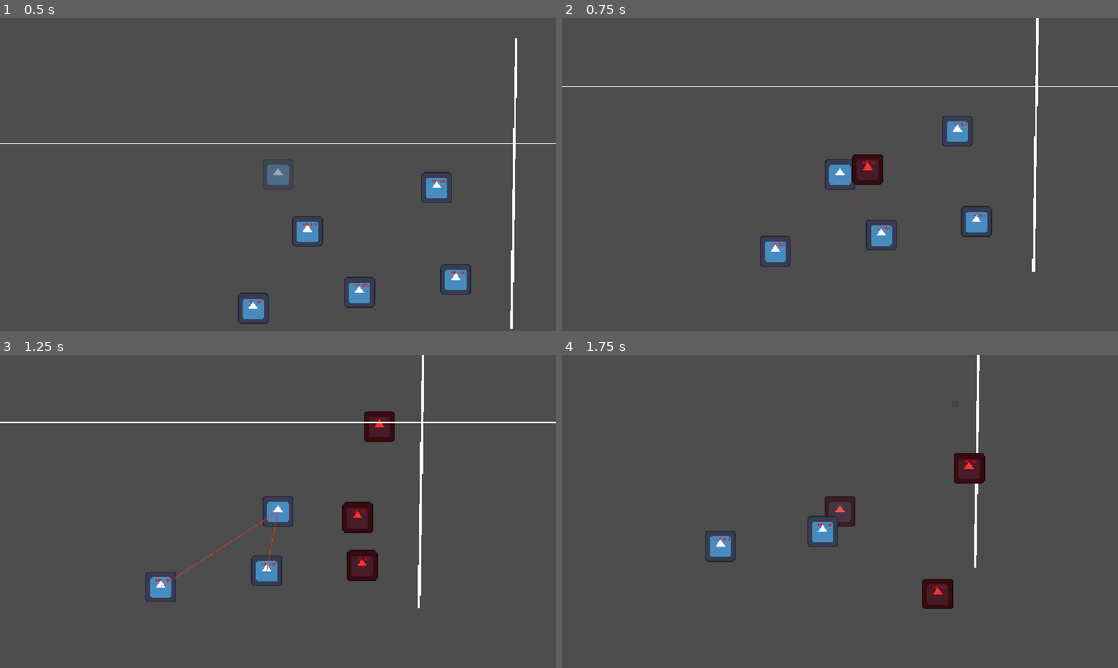
Above: before the commit, frames 1-4 (two rows, left to right).
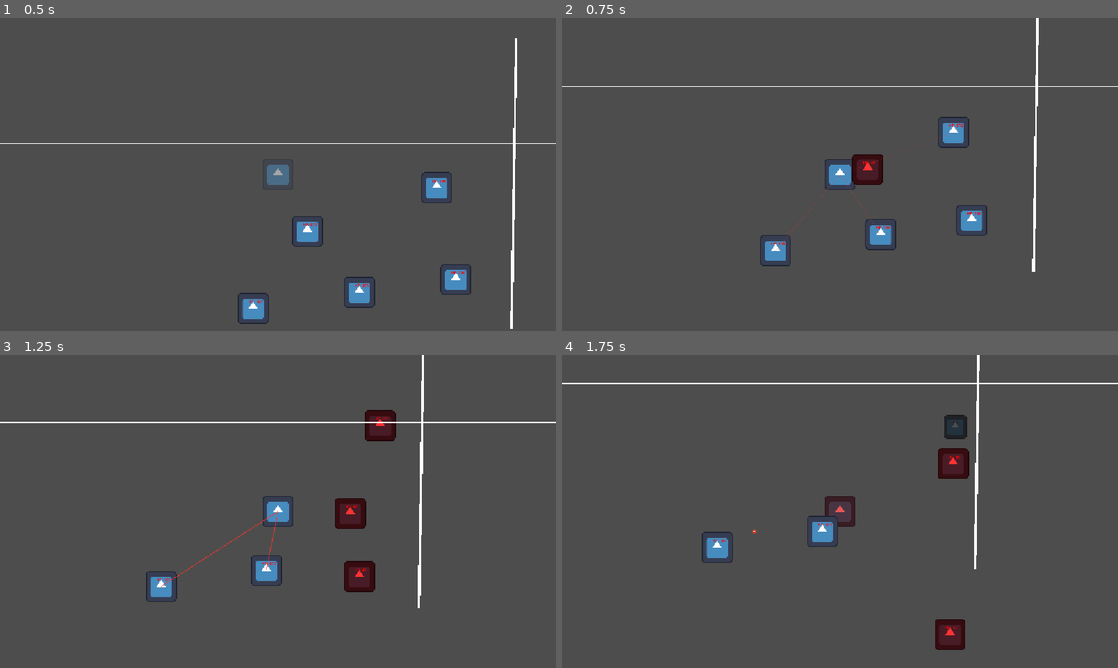
Above: after the commit, the same moments.

Repository: huajianwanzhao/xueyuanlu_gamejam
Game: Godot game, scene res://scenes/levels/level_01.tscn
Two runs of this game, one before a commit and one after it. Both use one fixed random seed, a clock stepped at 60 frames per second and the inputs below. Before the commit the project starts from res://scenes/world.tscn. The engine's default icon, where the game draws it, is replaced by a stand-in: a white triangle on a blue panel in a dark square.
Inputs (mouse positions are in pixels of both pictures, inside the frame that each line leads up to):
- Up to frame 1 (0.5 s): no input
- Up to frame 2 (0.75 s): tap Enter at 0.5 s; move the mouse to (962, 158) at 0.52 s; hold Right (ui_right) from 0.53 s (still down); click (962, 158) at 0.6 s
- Up to frame 3 (1.25 s): keep holding Right (ui_right)
- Up to frame 4 (1.75 s): move the mouse to (728, 527) at 1.27 s; release Right (ui_right) at 1.28 s; hold Down (ui_down) from 1.28 s (still down); click (728, 527) at 1.35 s

Frame 1 is identical in both runs. In frame 2, 0.9% of the frame differs, in the area x 35-78%, y 31-80%; in frame 3, 1.3%; in frame 4, 2.8%, in the area x 0-100%, y 8-95%.

Commit message:
feat(level): 关卡独立到 scenes/levels，新增 GameManager 状态机
- 主场景改为 res://scenes/levels/level_01.tscn，world.tscn 平移为该关卡

- 新增 autoload GameManager（状态机/计分/顿帧慢动作/场景切换）

- 统一全小写路径：Linux 导出区分大小写，原来的 res://Scenes/... 会让 CI 找不到文件

- enemy.tscn 调整 speed=200、min_chain_speed=1000

- 删掉探针遗留的 _probe.gd.uid

Diff:
--- a/project.godot
+++ b/project.godot
@@ -11,9 +11,13 @@
 [application]
 
 config/name="学院路 GameJam"
-run/main_scene="res://scenes/world.tscn"
+run/main_scene="res://scenes/levels/level_01.tscn"
 config/features=PackedStringArray("4.7", "GL Compatibility")
 config/icon="res://icon.svg"
+
+[autoload]
+
+GameManager="*uid://l818uf0souqj"
 
 [display]
 
--- a/scenes/enemy.tscn
+++ b/scenes/enemy.tscn
@@ -1,16 +1,18 @@
 [gd_scene format=3 uid="uid://cs8ernr6qvfbe"]
 
-[ext_resource type="Script" uid="uid://f2dgqlxigggm" path="res://script/enemy.gd" id="1_4gyqm"]
-[ext_resource type="Texture2D" uid="uid://oya8wpn6jmc8" path="res://icon.svg" id="2_qi2p4"]
+[ext_resource type="Script" uid="uid://f2dgqlxigggm" path="res://script/enemy.gd" id="1_1f0kj"]
+[ext_resource type="Texture2D" uid="uid://oya8wpn6jmc8" path="res://icon.svg" id="2_afpow"]
 
 [sub_resource type="CircleShape2D" id="CircleShape2D_e5qy5"]
 radius = 84.095184
 
 [node name="enemy" type="CharacterBody2D" unique_id=883022662]
-script = ExtResource("1_4gyqm")
+script = ExtResource("1_1f0kj")
+speed = 200.0
+min_chain_speed = 1000.0
 
 [node name="CollisionShape2D" type="CollisionShape2D" parent="." unique_id=1506269258]
 shape = SubResource("CircleShape2D_e5qy5")
 
 [node name="Sprite2D" type="Sprite2D" parent="." unique_id=1529758313]
-texture = ExtResource("2_qi2p4")
+texture = ExtResource("2_afpow")
--- /dev/null
+++ b/scenes/levels/level_01.tscn
@@ -0,0 +1,34 @@
+[gd_scene format=3 uid="uid://daw61onyah6o1"]
+
+[ext_resource type="PackedScene" uid="uid://l223k0nuf2s5" path="res://scenes/player.tscn" id="1_ks7j5"]
+[ext_resource type="PackedScene" uid="uid://rsqu2k7yybp5" path="res://scenes/wall.tscn" id="2_6u54x"]
+[ext_resource type="PackedScene" uid="uid://cs8ernr6qvfbe" path="res://scenes/enemy.tscn" id="3_phvc5"]
+
+[node name="world" type="Node2D" unique_id=925776849]
+
+[node name="player" parent="." unique_id=350405252 instance=ExtResource("1_ks7j5")]
+position = Vector2(279, 120)
+
+[node name="StaticBody2D" parent="." unique_id=1224677045 instance=ExtResource("2_6u54x")]
+position = Vector2(1254, 163)
+rotation = 1.5871437
+scale = Vector2(5.9656715, -1.4849094)
+
+[node name="enemy" parent="." unique_id=883022662 instance=ExtResource("3_phvc5")]
+position = Vector2(937, 175)
+
+[node name="enemy3" parent="." unique_id=93605528 instance=ExtResource("3_phvc5")]
+position = Vector2(1016, 555)
+
+[node name="enemy4" parent="." unique_id=908831382 instance=ExtResource("3_phvc5")]
+position = Vector2(616, 608)
+
+[node name="enemy5" parent="." unique_id=686187504 instance=ExtResource("3_phvc5")]
+position = Vector2(176, 675)
+
+[node name="enemy2" parent="." unique_id=795705983 instance=ExtResource("3_phvc5")]
+position = Vector2(401, 355)
+
+[node name="wall" parent="." unique_id=139897504 instance=ExtResource("2_6u54x")]
+position = Vector2(649, -7)
+scale = Vector2(-23.125505, -0.48361847)
--- a/scenes/world.tscn
+++ /dev/null
@@ -1,34 +0,0 @@
-[gd_scene format=3 uid="uid://daw61onyah6o1"]
-
-[ext_resource type="PackedScene" uid="uid://l223k0nuf2s5" path="res://scenes/player.tscn" id="1_4wyf3"]
-[ext_resource type="PackedScene" uid="uid://rsqu2k7yybp5" path="res://scenes/wall.tscn" id="2_k0juu"]
-[ext_resource type="PackedScene" uid="uid://cs8ernr6qvfbe" path="res://scenes/enemy.tscn" id="3_71j4m"]
-
-[node name="world" type="Node2D" unique_id=925776849]
-
-[node name="player" parent="." unique_id=350405252 instance=ExtResource("1_4wyf3")]
-position = Vector2(279, 120)
-
-[node name="StaticBody2D" parent="." unique_id=1224677045 instance=ExtResource("2_k0juu")]
-position = Vector2(1254, 163)
-rotation = 1.5871437
-scale = Vector2(5.9656715, -1.4849094)
-
-[node name="enemy" parent="." unique_id=883022662 instance=ExtResource("3_71j4m")]
-position = Vector2(937, 175)
-
-[node name="enemy3" parent="." unique_id=93605528 instance=ExtResource("3_71j4m")]
-position = Vector2(1016, 555)
-
-[node name="enemy4" parent="." unique_id=908831382 instance=ExtResource("3_71j4m")]
-position = Vector2(616, 608)
-
-[node name="enemy5" parent="." unique_id=686187504 instance=ExtResource("3_71j4m")]
-position = Vector2(176, 675)
-
-[node name="enemy2" parent="." unique_id=795705983 instance=ExtResource("3_71j4m")]
-position = Vector2(401, 355)
-
-[node name="wall" parent="." unique_id=139897504 instance=ExtResource("2_k0juu")]
-position = Vector2(649, -7)
-scale = Vector2(-23.125505, -0.48361847)
--- /dev/null
+++ b/script/GameManager.gd
@@ -0,0 +1,75 @@
+extends Node
+
+
+#1  信号
+signal game_state_changed(new_state: GameState)
+signal score_changed(new_score: int)
+signal request_screen_shake(intensity : float, duration : float)
+
+#2. 游戏状态机
+enum GameState {
+	MENU,
+	PLAYING,
+	PAUSED,
+	GAME_OVER
+}
+
+var current_state : GameState = GameState.MENU
+var current_score : int = 0
+
+
+#    3.场景切换
+var current_level_index : int = 1
+var level_screens: Array[String] = [
+	"res://scenes/levels/level_01.tscn"
+]
+
+
+
+func _ready() -> void:
+	process_mode = Node.PROCESS_MODE_ALWAYS
+
+func change_state(new_state : GameState)-> void:
+	current_state = new_state
+	game_state_changed.emit(current_state)
+
+	match current_state:
+		GameState.PLAYING:
+			get_tree().paused = false
+			Engine.time_scale = 1.0
+		GameState.PAUSED:
+			get_tree().paused = true
+			Engine.time_scale = 1.0
+		GameState.GAME_OVER:
+			get_tree().paused = true
+
+func add_score(amount : int )->void:
+	current_score+=amount
+	score_changed.emit(current_score)
+
+func _load_scene(scene_path : String) -> void:
+	change_state(GameState.PLAYING)
+	get_tree().change_scene_to_file(scene_path)
+
+func load_next_level() ->void:
+	if current_level_index < level_screens.size() - 1:
+		current_level_index += 1
+		_load_scene(level_screens[current_level_index])
+
+func restart_current_level() -> void:
+	_load_scene(level_screens[current_level_index])
+
+
+
+#  4.顿帧和慢动作
+func hit_stop(duration : float, time_scale: float = 0.05)->void:
+	if Engine.time_scale<1.0:
+		return
+	Engine.time_scale = time_scale
+	await get_tree().create_timer(duration,true,false,true).timeout
+	Engine.time_scale = 1.0
+
+func slow_motion(duration : float,time_scale: float = 0.3)->void:
+	Engine.time_scale = time_scale
+	await get_tree().create_timer(duration,true,false,true).timeout
+	Engine.time_scale = 1.0
--- a/script/enemy.gd
+++ b/script/enemy.gd
@@ -20,6 +20,7 @@
 @export var launch_damage: float = 20.0 # 被弹飞时立刻扣的血
 @export var corpse_damage_factor: float = 0.12 # 尸体砸人的伤害系数（也按法向相对速度算）
 @export var stop_speed: float = 150.0 # 速度低于这个就当球停住了，结束飞行状态（真实台球也会被滚动摩擦停下）
+@export var e:float = 0.7
 
 @export_group("射击")
 @export var can_shoot: bool = true # 这个敌人会不会开枪
@@ -42,7 +43,10 @@
 var aim_target: Node2D = null
 var aim_line: Line2D = null
 
+var player:Node
+
 func _ready() -> void:
+	player = get_tree().get_first_node_in_group("Player")
 	current_health = max_health
 	original_color = modulate
 
@@ -79,7 +83,6 @@
 
 
 func _process_normal(delta: float) -> void:
-	var player = get_tree().get_first_node_in_group("Player")
 	if player and player.current_state == player.State.REAL:
 		var dir = (player.global_position - global_position).normalized()
 		velocity = dir * speed
@@ -166,9 +169,8 @@
 	var space_state = get_world_2d().direct_space_state
 	var exclude_rids: Array[RID] = [get_rid()]
 	# 玩家不挡飞行中的敌人：出杆瞬间子弹就贴着玩家，不排除会卡在玩家身体里原地不动
-	var player_node = get_tree().get_first_node_in_group("Player")
-	if player_node is CollisionObject2D:
-		exclude_rids.append(player_node.get_rid())
+	if player is CollisionObject2D:
+		exclude_rids.append(player.get_rid())
 
 	#【核心修复】不再用射线找敌人，改用和自身等大的圆做重叠查询：
 	# 敌人之间本来就贴得很近，射线从贴脸的敌人身体内部出发会漏掉它，
Not shown, removed: _probe.gd.uid
Not shown, added: script/GameManager.gd.uid
